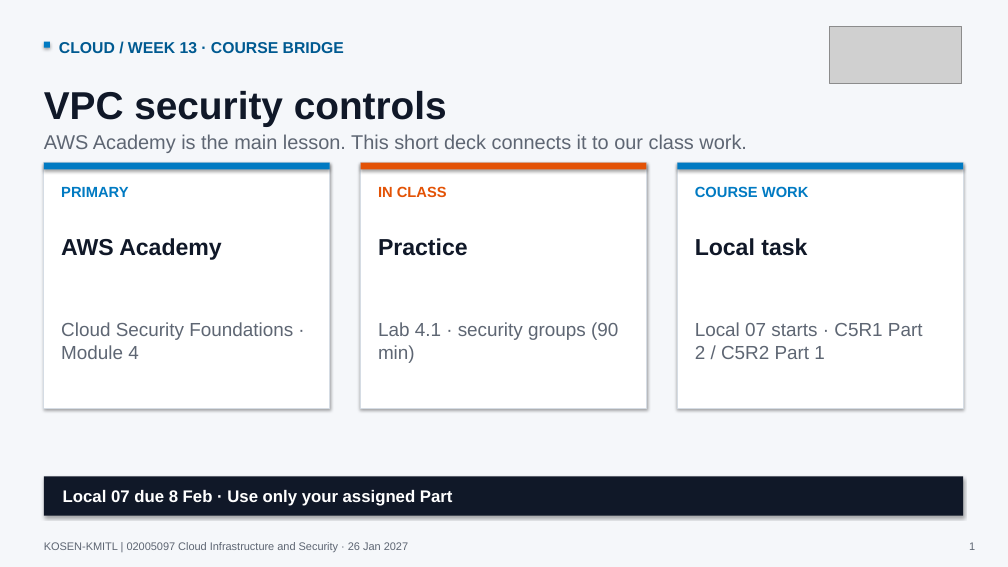
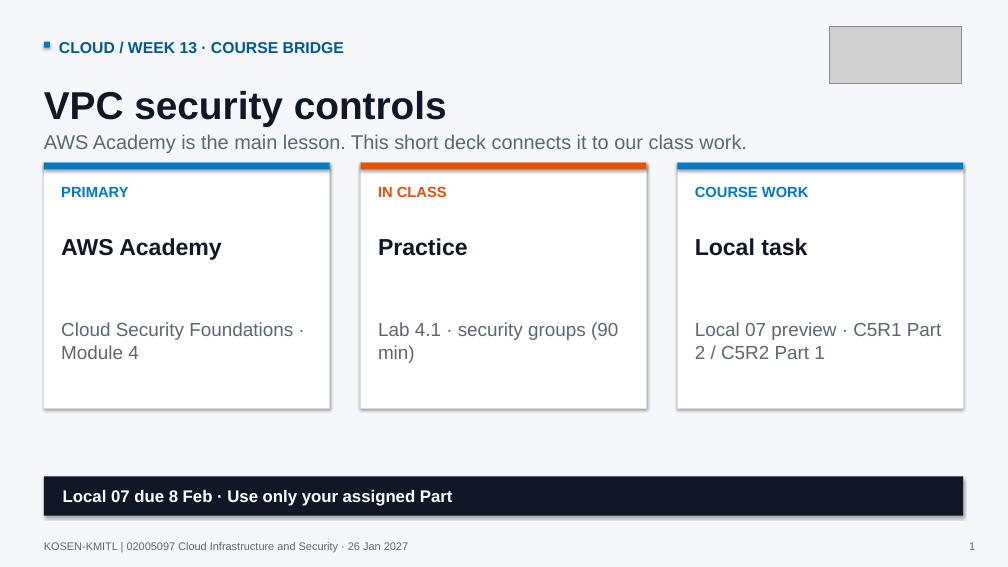
Before and after one commit to nutthakorn7/cloud-infrastructure-security, a slide deck: slide 1 of slides/weekly-bridges/output/Week13_Cloud_Course_Bridge.pptx. Drawn at 1008x567 pixels with LibreOffice and Linux fonts; fonts in the diff are those of the drawing; grey boxes stand for pictures. Boxes give left, top, right and bottom in pixels: in the first picture for what was removed or moved away, otherwise in the second. Text is boxed around its words. In the diff, an @@ line names an element or a change of style, - is before the commit and + after.

Commit message:
Align Week 13–14 Local 07 sequencing and NACL model

```diff
--- a/slides/weekly-bridges/output/Week13_Cloud_Course_Bridge.pptx
+++ b/slides/weekly-bridges/output/Week13_Cloud_Course_Bridge.pptx
@@ text at [695, 322, 942, 359]: text changed @@
-Local 07 starts · C5R1 Part 2 / C5R2 Part 1
+Local 07 preview · C5R1 Part 2 / C5R2 Part 1
```
Also in this commit, not shown: 1 other slide changed, 11 other files.
